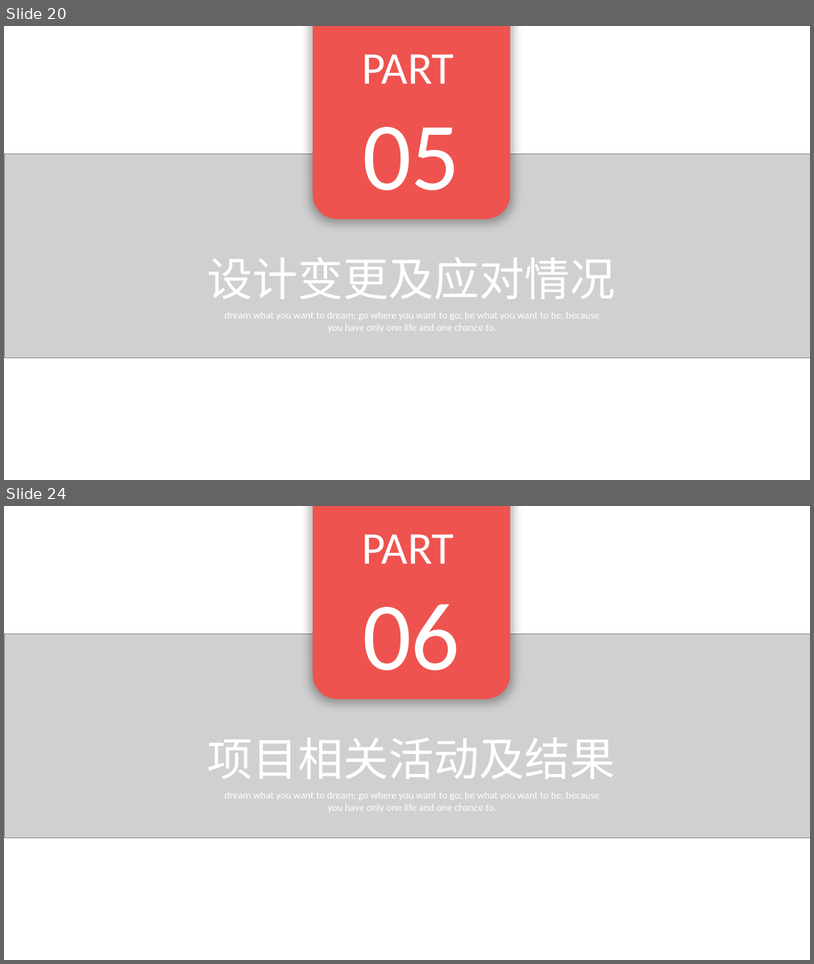
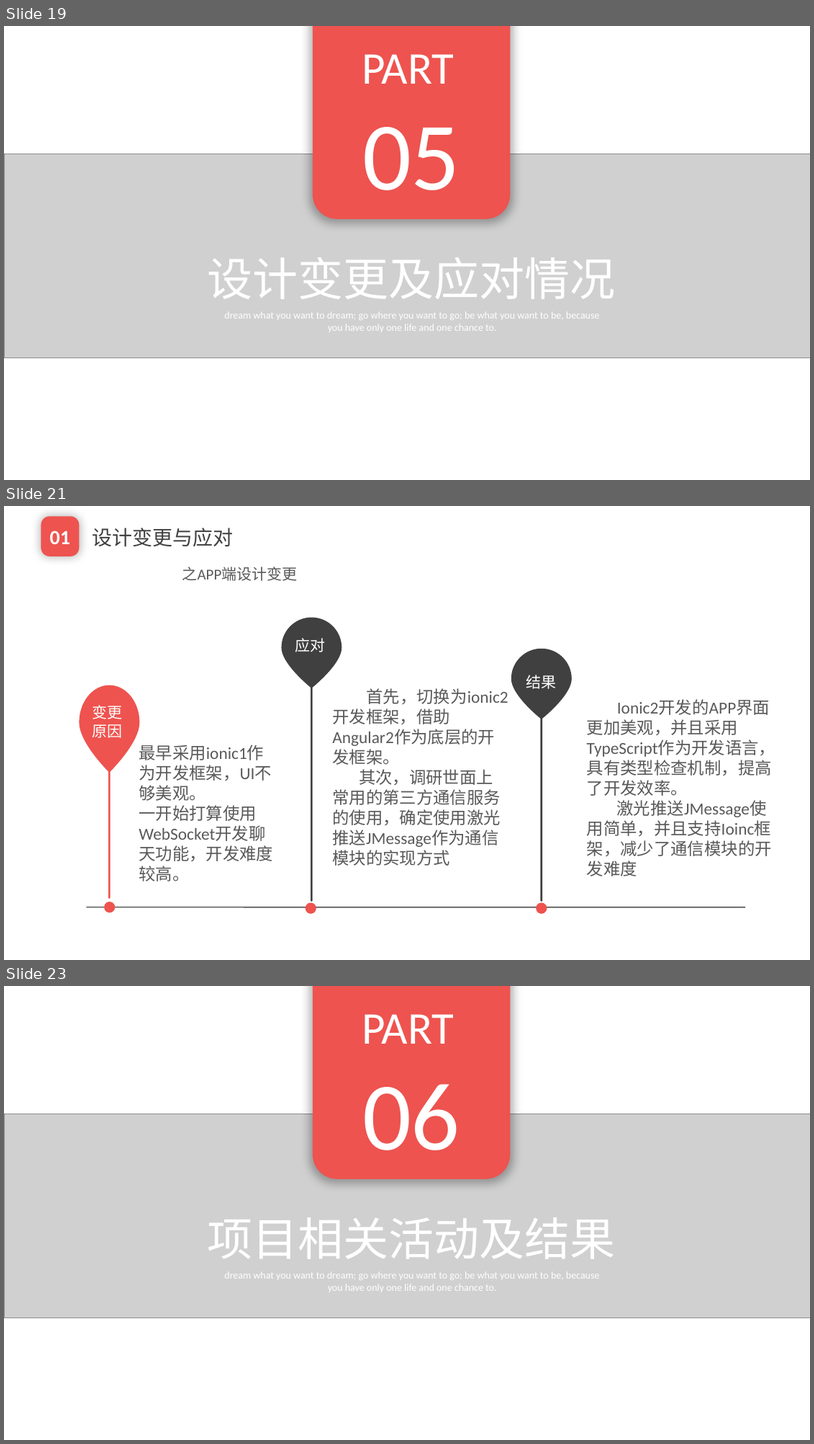
Before and after one commit to EnInternalChat/se2017, a slide deck: doc/3B报告.pptx. Shown one above the other, each under a label of ours: slides 20 and 24 before the commit, slides 19, 21 and 23 after it; the slides between them are not shown. The pictures are 814x964 and 814x1444 pixels, drawn with LibreOffice and Linux fonts; fonts in the diff are those of the drawing; grey boxes stand for pictures; background and template pictures are left out. Boxes give left, top, right and bottom in pixels: in the first picture for what was removed or moved away, otherwise in the second. Text is boxed around its words. In the diff, an @@ line names an element or a change of style, - is before the commit and + after.

```diff
--- a/doc/3B报告.pptx
+++ b/doc/3B报告.pptx
@@ slide 21 added at (4, 506, 810, 960), background picture (left out) @@
@@ rounded rectangle added at (41, 516, 79, 556), fill #EE534F, 24 pt, text #FFFFFF, bold @@
+01
@@ text added at (93, 528, 234, 547), 24 pt, text #404040 @@
+设计变更与应对
@@ text added at (183, 566, 298, 581), 18 pt, text #595959 @@
+之APP端设计变更
@@ freeform shape added at (282, 618, 342, 901), fill #404040 @@
@@ text added at (295, 638, 325, 652), 18 pt, text #FFFFFF @@
+应对
@@ freeform shape added at (512, 648, 572, 901), fill #404040 @@
@@ text added at (527, 674, 557, 689), 18 pt, text #FFFFFF @@
+结果
@@ freeform shape added at (79, 685, 139, 898), fill #EE534F @@
@@ text added at (332, 688, 508, 847), 20 pt, text #595959 @@
+首先，切换为ionic2开发框架，借助Angular2作为底层的开发框架。
+其次，调研世面上常用的第三方通信服务的使用，确定使用激光推送JMessage作为通信模块的实现方式
@@ text added at (93, 705, 123, 738), 18 pt, text #FFFFFF @@
+变更原因
@@ text added at (587, 719, 777, 876), 20 pt, text #595959 @@
+Ionic2开发的APP界面更加美观，并且采用TypeScript作为开发语言，具有类型检查机制，提高了开发效率。
+激光推送JMessage使用简单，并且支持Ioinc框架，减少了通信模块的开发难度
@@ text added at (139, 744, 273, 881), 20 pt, text #595959 @@
+最早采用ionic1作为开发框架，UI不够美观。
+一开始打算使用WebSocket开发聊天功能，开发难度较高。
@@ line added from (86, 907) to (746, 907), #595959 1.38 pt @@
@@ ellipse added at (104, 901, 116, 913), fill #EE534F @@
@@ ellipse added at (108, 905, 112, 909), fill #EE534F @@
@@ ellipse added at (305, 902, 316, 913), fill #EE534F @@
@@ ellipse added at (309, 906, 313, 910), fill #EE534F @@
@@ ellipse added at (536, 902, 548, 913), fill #EE534F @@
@@ ellipse added at (540, 906, 543, 910), fill #EE534F @@
@@ what was slide 20 is now slide 19 @@
@@ what was slide 24 is now slide 23 @@
```
Also in this commit, not shown: 14 slides changed, 4 other slides added, 6 slides removed, 14 other files.
